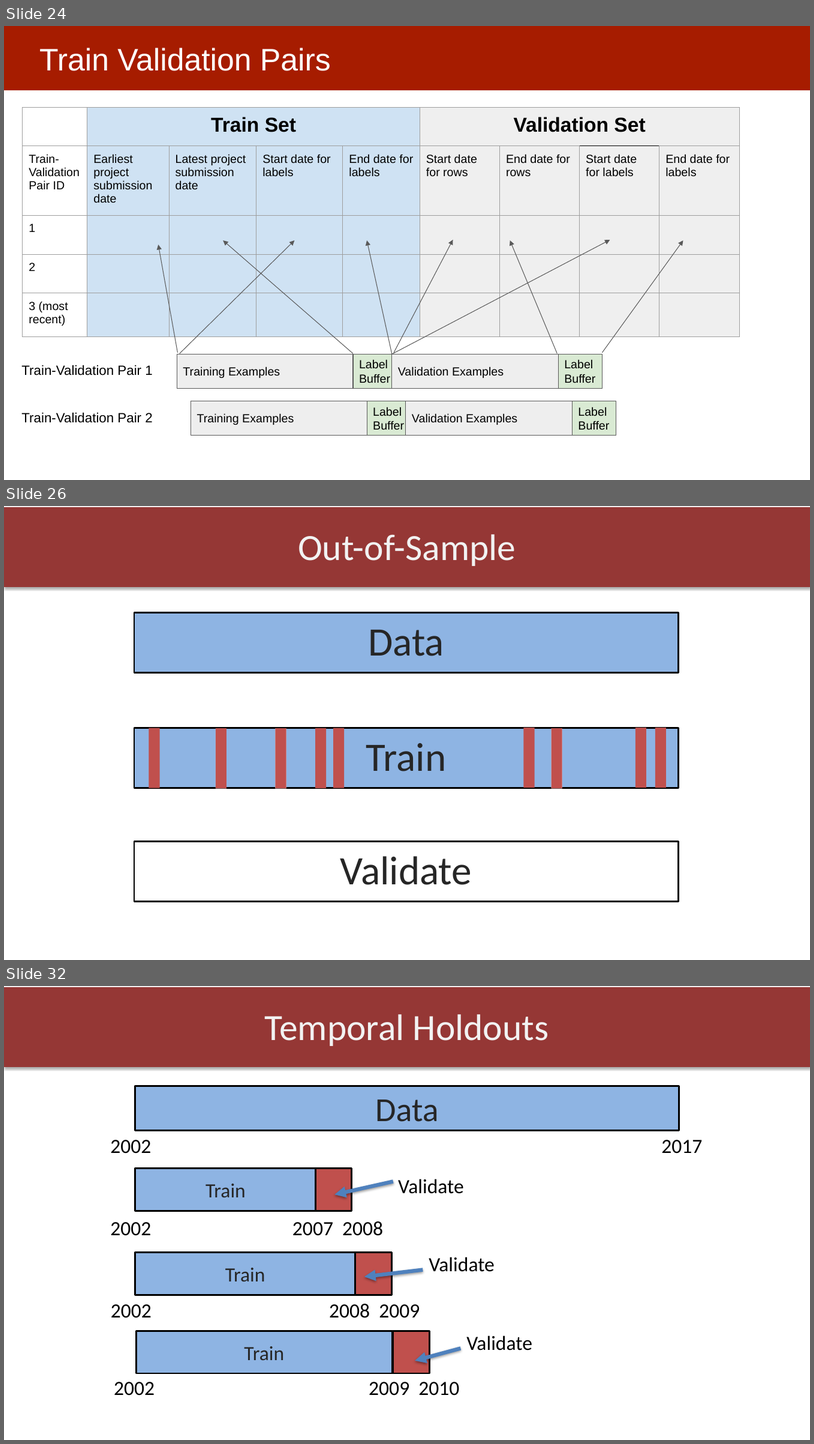
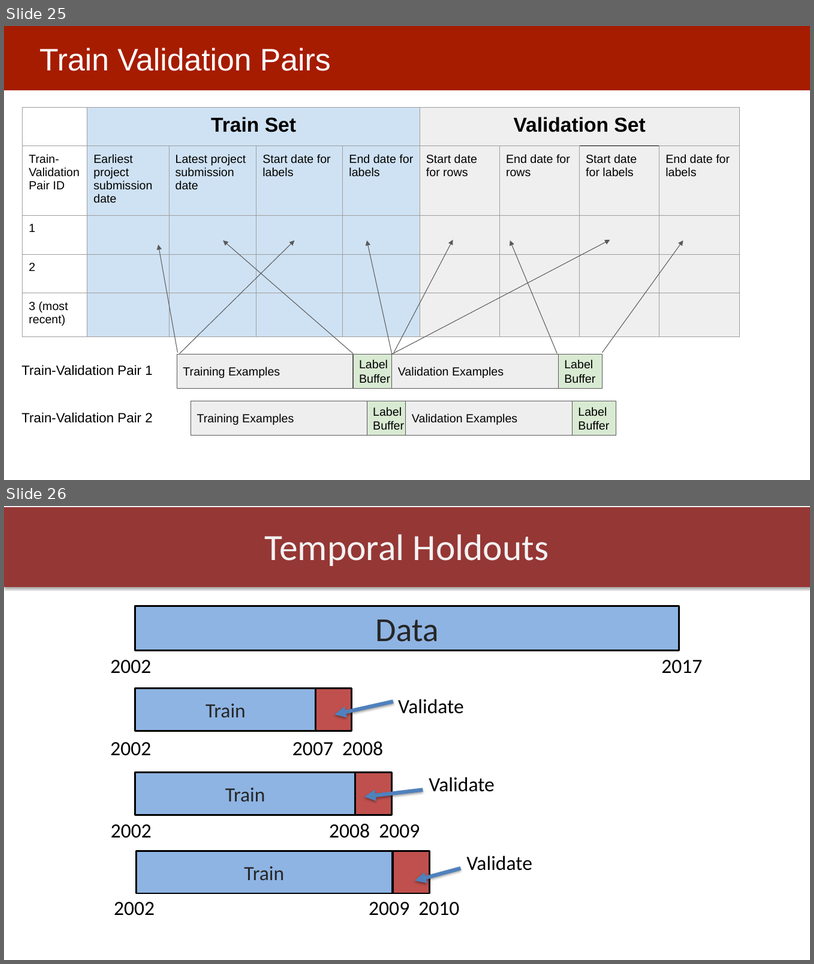
Before and after one commit to dssg/mlforpublicpolicylab, a slide deck: Lectures/11-model-selection-and-validation-part-2.pptx. Shown one above the other, each under a label of ours: slides 24, 26 and 32 before the commit, slides 25 and 26 after it; the slides between them are not shown. The pictures are 814x1444 and 814x964 pixels, drawn with LibreOffice and Linux fonts; fonts in the diff are those of the drawing. Boxes give left, top, right and bottom in pixels: in the first picture for what was removed or moved away, otherwise in the second. Text is boxed around its words. In the diff, an @@ line names an element or a change of style, - is before the commit and + after.

```diff
--- a/Lectures/11-model-selection-and-validation-part-2.pptx
+++ b/Lectures/11-model-selection-and-validation-part-2.pptx
@@ slide 26 removed at (4, 506, 810, 960), background #FFFFFF; not listed: 1 template element that a slide beside it also shows @@
@@ title removed at (298, 534, 516, 566) @@
-Out-of-Sample
@@ rectangle removed at (134, 612, 678, 672) @@
-Data
@@ rectangle removed at (134, 728, 678, 788) @@
-Train
@@ group removed at (149, 727, 666, 788): 9 rectangles @@
@@ rectangle removed at (216, 729, 227, 789) @@
@@ rectangle removed at (276, 729, 287, 789) @@
@@ rectangle removed at (551, 729, 563, 789) @@
@@ rectangle removed at (134, 841, 678, 901) @@
-Validate
@@ what was slide 24 is now slide 25 @@
@@ what was slide 32 is now slide 26 @@
```
Also in this commit, not shown: 9 slides changed, 3 slides added, 9 other slides removed.
